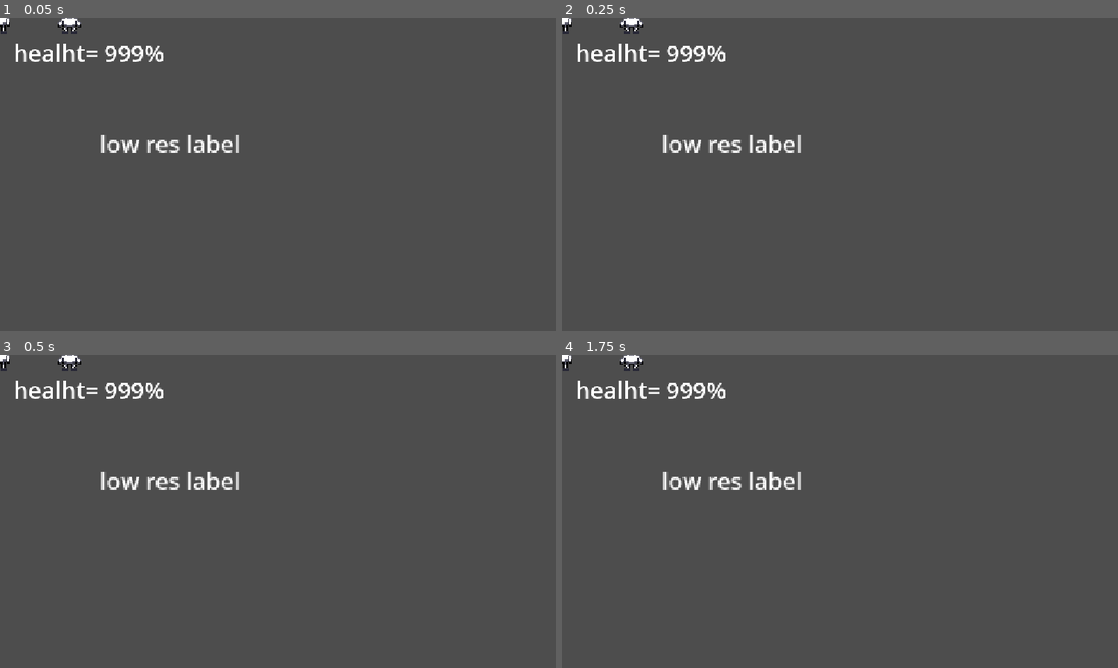
Above: before the commit, frames 1-4 (two rows, left to right).
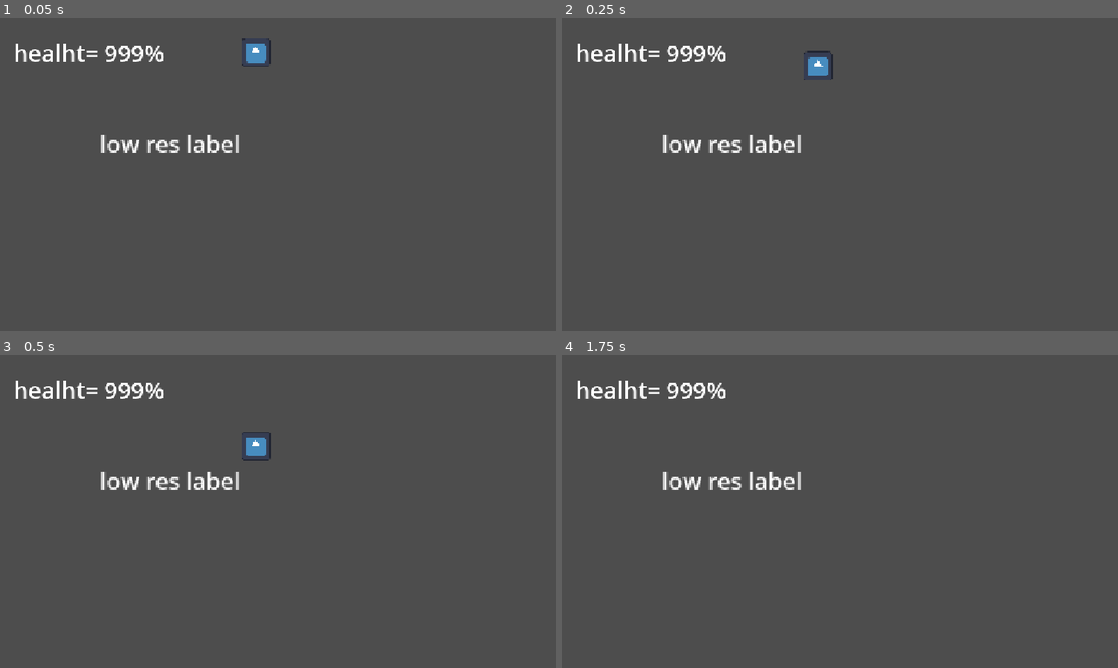
Above: after the commit, the same moments.

Repository: karelisso/R7L_fe
Game: Godot game, scene res://Main.tscn
The game is run twice, just before and just after one commit, with the same random seed, the same clock (stepped at 60 frames per second) and the same inputs. The engine's default icon, where the game draws it, is replaced by a stand-in: a white triangle on a blue panel in a dark square.
Inputs:
- Up to frame 1 (0.05 s): no input
- Up to frame 2 (0.25 s): no input
- Up to frame 3 (0.5 s): no input
- Up to frame 4 (1.75 s): hold Right (right, bound only after the commit) from 0.53 s (still down); tap Space (jump, bound only after the commit) at 0.6, 0.77, 1.07, 1.35, 1.52 s

The runs differ from the first frame. In frame 1, 0.5% of the frame differs, in the area x 0-49%, y 0-16%; in frame 2, 0.5%, in the area x 0-49%, y 0-20%; in frame 3, 0.5%; in frame 4, 0.2%.

Commit message:
kurbi imported

Diff:
--- a/Game.tscn
+++ b/Game.tscn
@@ -1,6 +1,74 @@
 [gd_scene format=4 uid="uid://dfevwd7nwmimb"]
 
 [ext_resource type="Texture2D" uid="uid://dnqfbmginsjhp" path="res://Buddy.png" id="1_wbfu4"]
+[ext_resource type="Texture2D" uid="uid://dj2i6hxcipcri" path="res://tiles/teszt alap.png" id="1_xkndl"]
+[ext_resource type="Texture2D" uid="uid://bq5vcjepgploe" path="res://tiles/teszt alap egész kitöltve.png" id="3_sb48q"]
+[ext_resource type="Script" uid="uid://ccafpva4o8dj5" path="res://move.gd" id="4_t88pq"]
+
+[sub_resource type="TileSetAtlasSource" id="TileSetAtlasSource_u44n3"]
+texture = ExtResource("1_xkndl")
+margins = Vector2i(2, 12)
+texture_region_size = Vector2i(31, 32)
+0:4/0 = 0
+1:4/0 = 0
+2:4/0 = 0
+3:4/0 = 0
+4:4/0 = 0
+5:4/0 = 0
+6:4/0 = 0
+7:4/0 = 0
+8:4/0 = 0
+9:4/0 = 0
+0:5/0 = 0
+1:5/0 = 0
+2:5/0 = 0
+3:5/0 = 0
+4:5/0 = 0
+5:5/0 = 0
+6:5/0 = 0
+7:5/0 = 0
+8:5/0 = 0
+9:5/0 = 0
+0:6/0 = 0
+1:6/0 = 0
+2:6/0 = 0
+3:6/0 = 0
+4:6/0 = 0
+5:6/0 = 0
+6:6/0 = 0
+7:6/0 = 0
+8:6/0 = 0
+9:6/0 = 0
+0:7/0 = 0
+1:7/0 = 0
+2:7/0 = 0
+3:7/0 = 0
+4:7/0 = 0
+5:7/0 = 0
+6:7/0 = 0
+7:7/0 = 0
+8:7/0 = 0
+9:7/0 = 0
+0:8/0 = 0
+1:8/0 = 0
+2:8/0 = 0
+3:8/0 = 0
+4:8/0 = 0
+5:8/0 = 0
+6:8/0 = 0
+7:8/0 = 0
+8:8/0 = 0
+9:8/0 = 0
+0:3/0 = 0
+0:2/0 = 0
+1:2/0 = 0
+2:2/0 = 0
+3:2/0 = 0
+3:3/0 = 0
+2:3/0 = 0
+1:3/0 = 0
+4:3/0 = 0
+4:2/0 = 0
 
 [sub_resource type="TileSetAtlasSource" id="TileSetAtlasSource_xkndl"]
 texture = ExtResource("1_wbfu4")
@@ -13,11 +81,120 @@
 2:1/0 = 0
 3:1/0 = 0
 
+[sub_resource type="TileSetAtlasSource" id="TileSetAtlasSource_r0x5m"]
+texture = ExtResource("3_sb48q")
+texture_region_size = Vector2i(80, 80)
+0:0/0 = 0
+1:0/0 = 0
+2:0/0 = 0
+3:0/0 = 0
+4:0/0 = 0
+5:0/0 = 0
+6:0/0 = 0
+7:0/0 = 0
+8:0/0 = 0
+9:0/0 = 0
+0:1/0 = 0
+1:1/0 = 0
+2:1/0 = 0
+3:1/0 = 0
+4:1/0 = 0
+5:1/0 = 0
+6:1/0 = 0
+7:1/0 = 0
+8:1/0 = 0
+9:1/0 = 0
+0:2/0 = 0
+1:2/0 = 0
+2:2/0 = 0
+3:2/0 = 0
+4:2/0 = 0
+5:2/0 = 0
+6:2/0 = 0
+7:2/0 = 0
+8:2/0 = 0
+9:2/0 = 0
+0:3/0 = 0
+1:3/0 = 0
+2:3/0 = 0
+3:3/0 = 0
+4:3/0 = 0
+5:3/0 = 0
+6:3/0 = 0
+7:3/0 = 0
+8:3/0 = 0
+9:3/0 = 0
+0:4/0 = 0
+1:4/0 = 0
+2:4/0 = 0
+3:4/0 = 0
+4:4/0 = 0
+5:4/0 = 0
+6:4/0 = 0
+7:4/0 = 0
+8:4/0 = 0
+9:4/0 = 0
+0:5/0 = 0
+1:5/0 = 0
+2:5/0 = 0
+3:5/0 = 0
+4:5/0 = 0
+5:5/0 = 0
+6:5/0 = 0
+7:5/0 = 0
+8:5/0 = 0
+9:5/0 = 0
+0:6/0 = 0
+1:6/0 = 0
+2:6/0 = 0
+3:6/0 = 0
+4:6/0 = 0
+5:6/0 = 0
+6:6/0 = 0
+7:6/0 = 0
+8:6/0 = 0
+9:6/0 = 0
+0:7/0 = 0
+1:7/0 = 0
+2:7/0 = 0
+3:7/0 = 0
+4:7/0 = 0
+5:7/0 = 0
+6:7/0 = 0
+7:7/0 = 0
+8:7/0 = 0
+9:7/0 = 0
+0:8/0 = 0
+1:8/0 = 0
+2:8/0 = 0
+3:8/0 = 0
+4:8/0 = 0
+5:8/0 = 0
+6:8/0 = 0
+7:8/0 = 0
+8:8/0 = 0
+9:8/0 = 0
+0:9/0 = 0
+1:9/0 = 0
+2:9/0 = 0
+3:9/0 = 0
+4:9/0 = 0
+5:9/0 = 0
+6:9/0 = 0
+7:9/0 = 0
+8:9/0 = 0
+9:9/0 = 0
+
 [sub_resource type="TileSet" id="TileSet_u44n3"]
 sources/1 = SubResource("TileSetAtlasSource_xkndl")
+sources/0 = SubResource("TileSetAtlasSource_u44n3")
+sources/2 = SubResource("TileSetAtlasSource_r0x5m")
 
 [node name="Game" type="Node2D" unique_id=748095446]
 
 [node name="TileMapLayer" type="TileMapLayer" parent="." unique_id=1434833776]
-tile_map_data = PackedByteArray("AAD/////AQAAAAAAAAAAAP//AQABAAAAAAD//wAAAQAAAAEAAAAAAAAAAQABAAEAAAACAP//AQACAAAAAAADAP//AQADAAAAAAACAAAAAQACAAEAAAADAAAAAQADAAEAAAA=")
+tile_map_data = PackedByteArray("AAD/////AQAAAAAAAAAAAP//AQABAAAAAAD//wAAAQAAAAEAAAAAAAAAAQABAAEAAAACAP//AQACAAAAAAADAP//AQADAAAAAAACAAAAAQACAAEAAAADAAAAAQADAAEAAAD9////AAAAAAIAAAD9/wEAAAAAAAMAAAD7////AAAEAAIAAAD7/wEAAAAEAAMAAAA=")
 tile_set = SubResource("TileSet_u44n3")
+
+[node name="Node2D" type="Node2D" parent="TileMapLayer" unique_id=1166255057]
+script = ExtResource("4_t88pq")
--- a/Main.tscn
+++ b/Main.tscn
@@ -1,6 +1,10 @@
 [gd_scene format=3 uid="uid://5j3qwhemjwm8"]
 
 [ext_resource type="PackedScene" uid="uid://dfevwd7nwmimb" path="res://Game.tscn" id="1_glv2v"]
+[ext_resource type="PackedScene" uid="uid://dk1mfxqbux6o6" path="res://scene_test/character.tscn" id="1_uu6xs"]
+
+[sub_resource type="RectangleShape2D" id="RectangleShape2D_xrivr"]
+size = Vector2(352.33334, 20)
 
 [sub_resource type="LabelSettings" id="LabelSettings_rxg2q"]
 font_size = 48
@@ -29,7 +33,11 @@
 size = Vector2i(384, 216)
 render_target_update_mode = 4
 
+[node name="Character" parent="CanvasLayer/SubViewportContainer/Game goes here" unique_id=466616266 instance=ExtResource("1_uu6xs")]
+position = Vector2(176.66667, 23.333334)
+
 [node name="Game" parent="CanvasLayer/SubViewportContainer/Game goes here" unique_id=748095446 instance=ExtResource("1_glv2v")]
+visible = false
 
 [node name="Label" type="Label" parent="CanvasLayer/SubViewportContainer/Game goes here" unique_id=7531895]
 offset_left = 68.66667
@@ -38,6 +46,14 @@
 offset_bottom = 97.66667
 text = "low res label"
 
+[node name="StaticBody2D" type="StaticBody2D" parent="CanvasLayer/SubViewportContainer/Game goes here" unique_id=134696840]
+collision_layer = 3
+collision_mask = 3
+
+[node name="CollisionShape2D" type="CollisionShape2D" parent="CanvasLayer/SubViewportContainer/Game goes here/StaticBody2D" unique_id=358234133]
+position = Vector2(197.5, 192.33334)
+shape = SubResource("RectangleShape2D_xrivr")
+
 [node name="Label" type="Label" parent="CanvasLayer" unique_id=1242321196]
 offset_left = 28.0
 offset_top = 39.0
--- /dev/null
+++ b/move.gd
@@ -0,0 +1 @@
+extends Node2D
--- a/project.godot
+++ b/project.godot
@@ -24,6 +24,24 @@
 
 enabled=PackedStringArray("res://addons/PaletteSwapShader/plugin.cfg")
 
+[input]
+
+jump={
+"deadzone": 0.2,
+"events": [Object(InputEventKey,"resource_local_to_scene":false,"resource_name":"","device":-1,"window_id":0,"alt_pressed":false,"shift_pressed":false,"ctrl_pressed":false,"meta_pressed":false,"pressed":false,"keycode":0,"physical_keycode":32,"key_label":0,"unicode":32,"location":0,"echo":false,"script":null)
+]
+}
+left={
+"deadzone": 0.2,
+"events": [Object(InputEventKey,"resource_local_to_scene":false,"resource_name":"","device":-1,"window_id":0,"alt_pressed":false,"shift_pressed":false,"ctrl_pressed":false,"meta_pressed":false,"pressed":false,"keycode":0,"physical_keycode":4194319,"key_label":0,"unicode":0,"location":0,"echo":false,"script":null)
+]
+}
+right={
+"deadzone": 0.2,
+"events": [Object(InputEventKey,"resource_local_to_scene":false,"resource_name":"","device":-1,"window_id":0,"alt_pressed":false,"shift_pressed":false,"ctrl_pressed":false,"meta_pressed":false,"pressed":false,"keycode":0,"physical_keycode":4194321,"key_label":0,"unicode":0,"location":0,"echo":false,"script":null)
+]
+}
+
 [physics]
 
 3d/physics_engine="Jolt Physics"
--- /dev/null
+++ b/scene_test/character.tscn
@@ -0,0 +1,29 @@
+[gd_scene format=3 uid="uid://dk1mfxqbux6o6"]
+
+[ext_resource type="Script" uid="uid://bmppwfc11txkw" path="res://scene_test/character_body_2d.gd" id="1_rkhd4"]
+[ext_resource type="Texture2D" uid="uid://22m1u78qobc1" path="res://icon.svg" id="2_lrhn5"]
+
+[sub_resource type="RectangleShape2D" id="RectangleShape2D_lmt8p"]
+
+[sub_resource type="PlaneMesh" id="PlaneMesh_esqvk"]
+orientation = 2
+
+[node name="Character" type="CharacterBody2D" unique_id=466616266]
+collision_mask = 2
+script = ExtResource("1_rkhd4")
+
+[node name="CollisionShape2D" type="CollisionShape2D" parent="." unique_id=1874132991]
+shape = SubResource("RectangleShape2D_lmt8p")
+
+[node name="MeshInstance2D" type="MeshInstance2D" parent="." unique_id=531432236]
+rotation = 3.1415927
+scale = Vector2(10, 10)
+mesh = SubResource("PlaneMesh_esqvk")
+texture = ExtResource("2_lrhn5")
+
+[node name="Area2D" type="Area2D" parent="." unique_id=47805040]
+
+[node name="CollisionShape2D2" type="CollisionShape2D" parent="Area2D" unique_id=1471317511]
+shape = SubResource("RectangleShape2D_lmt8p")
+
+[connection signal="area_entered" from="Area2D" to="." method="_on_area_2d_area_entered"]
--- /dev/null
+++ b/scene_test/character_body_2d.gd
@@ -0,0 +1,30 @@
+extends CharacterBody2D
+
+@export var gravity_growth = 0.01
+var gravity = 5
+var SPEED = 300.0
+var JUMP_VELOCITY = -200.0
+
+
+func _physics_process(_delta):
+
+	gravity += gravity_growth
+
+	if not is_on_floor():
+		velocity.y += gravity
+
+	if Input.is_action_just_pressed("jump") and is_on_floor():
+		velocity.y = JUMP_VELOCITY
+
+	var direction := Input.get_axis("left", "right")
+	if direction:
+		velocity.x = direction * SPEED
+	else:
+		velocity.x = move_toward(velocity.x, 0, SPEED)
+
+	move_and_slide()
+
+
+func _on_area_2d_area_entered(area: Area2D) -> void:
+	area.get_parent().call_deferred("queue_free")
+	JUMP_VELOCITY -= 100
Not shown, added: move.gd.uid
Not shown, added: scene_test/character_body_2d.gd.uid
Binary file added: tiles/teszt alap egész kitöltve egyszerűbb.png
Not shown, added: tiles/teszt alap egész kitöltve egyszerűbb.png.import
Binary file added: tiles/teszt alap egész kitöltve.png
Not shown, added: tiles/teszt alap egész kitöltve.png.import
Binary file added: tiles/teszt alap.png
Not shown, added: tiles/teszt alap.png.import
Binary file added: tiles/teszt egyszerű cseppkő.png
Not shown, added: tiles/teszt egyszerű cseppkő.png.import
Binary file added: tiles/teszt kisebb talaj 01.jpg
Not shown, added: tiles/teszt kisebb talaj 01.jpg.import
(and 2 more such lines)
